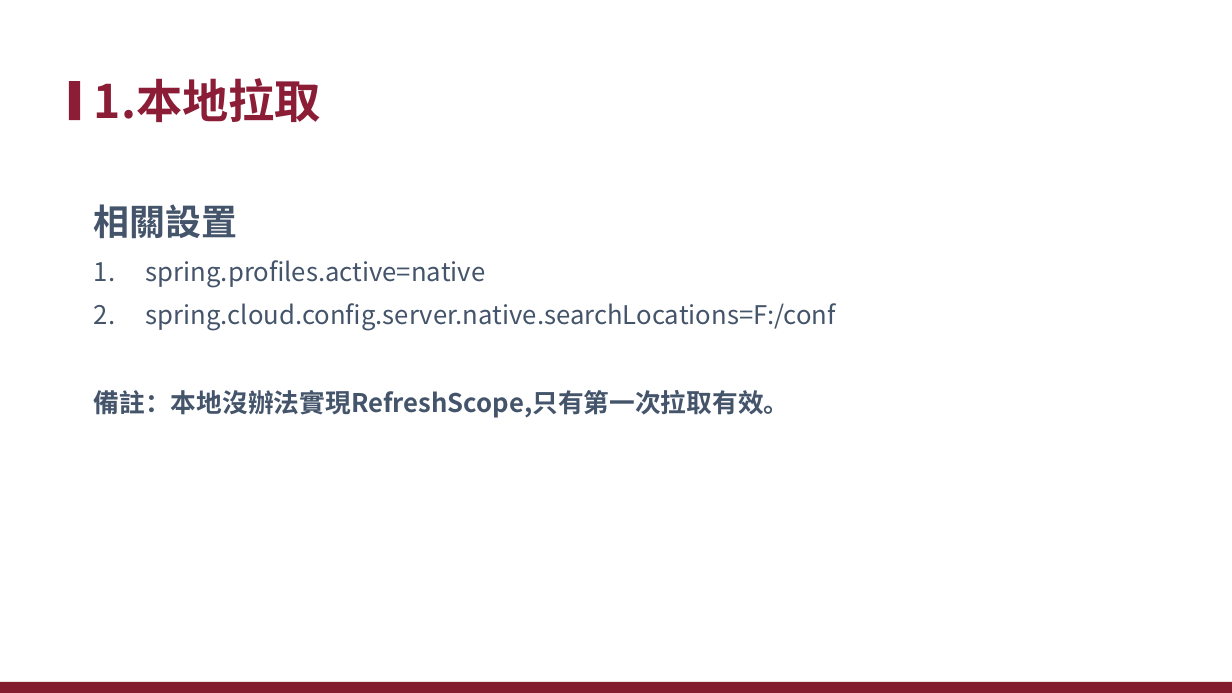
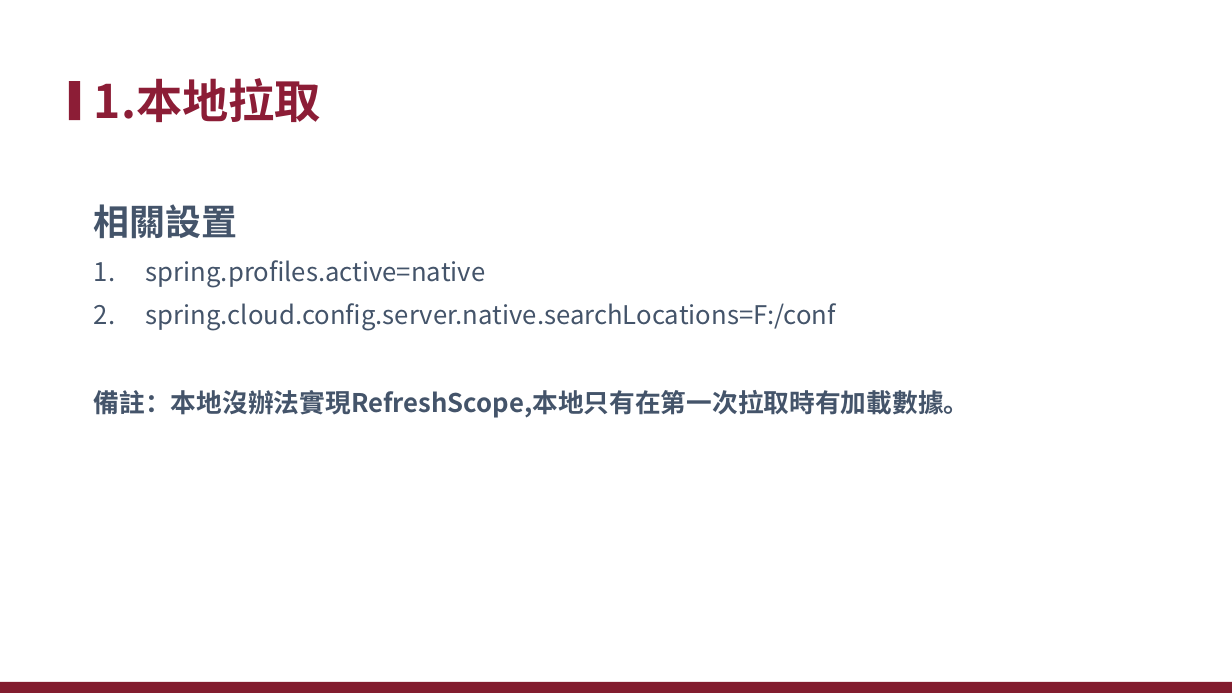
Before and after one commit to xiauchen/7__2020_3_10_PTT, a slide deck: slide 13 of Config.pptx. Drawn at 1232x693 pixels with LibreOffice and Linux fonts; fonts in the diff are those of the drawing; background and template pictures are left out. Boxes give left, top, right and bottom in pixels: in the first picture for what was removed or moved away, otherwise in the second. Text is boxed around its words. In the diff, an @@ line names an element or a change of style, - is before the commit and + after.

```diff
--- a/Config.pptx
+++ b/Config.pptx
@@ text at (94,390,970,418): text changed @@
-備註：本地沒辦法實現RefreshScope,只有第一次拉取有效。
+備註：本地沒辦法實現RefreshScope,本地只有在第一次拉取時有加載數據。
```
Also in this commit, not shown: 18 other slides changed, 3 slides added, 9 slides removed, 11 other files.
